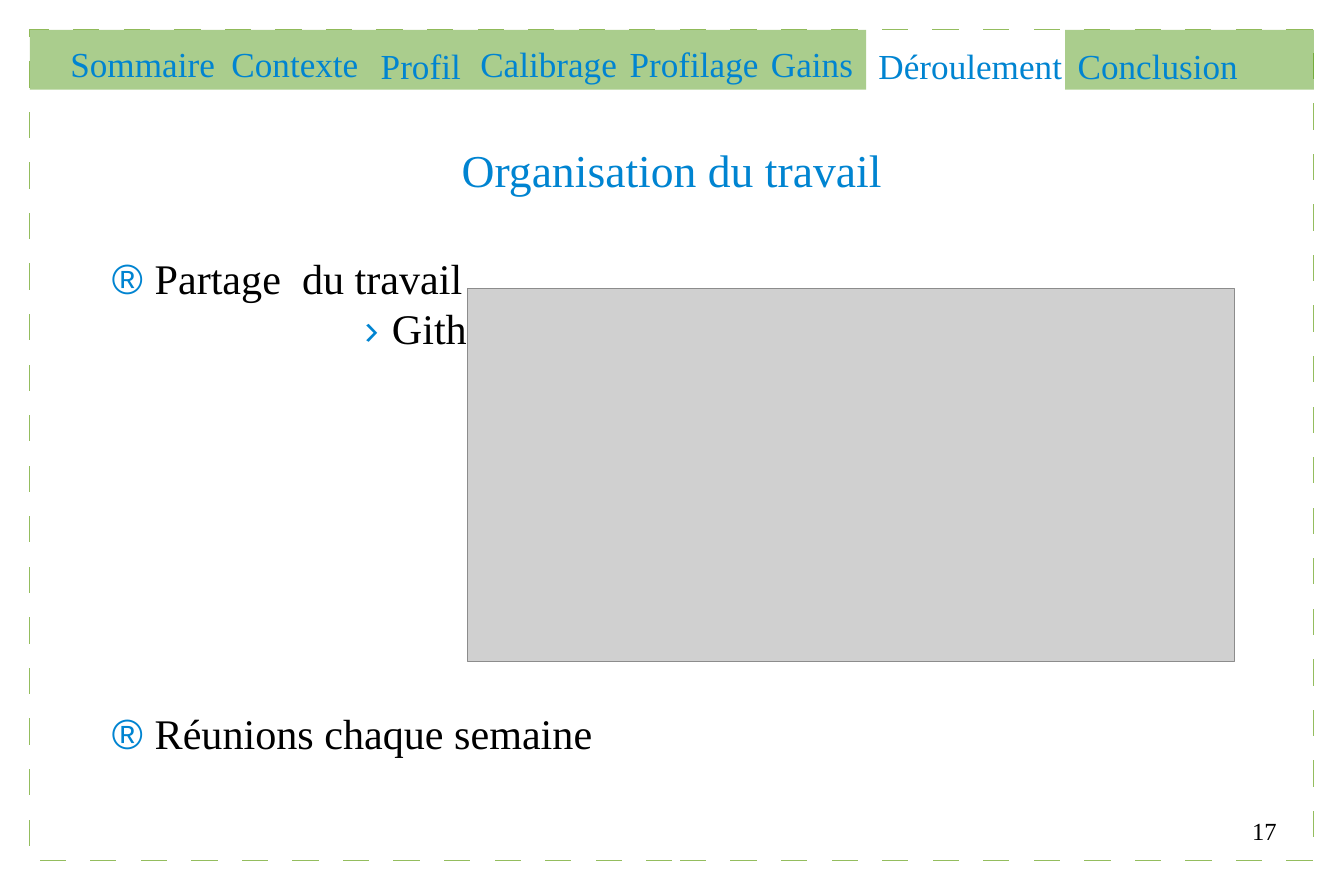
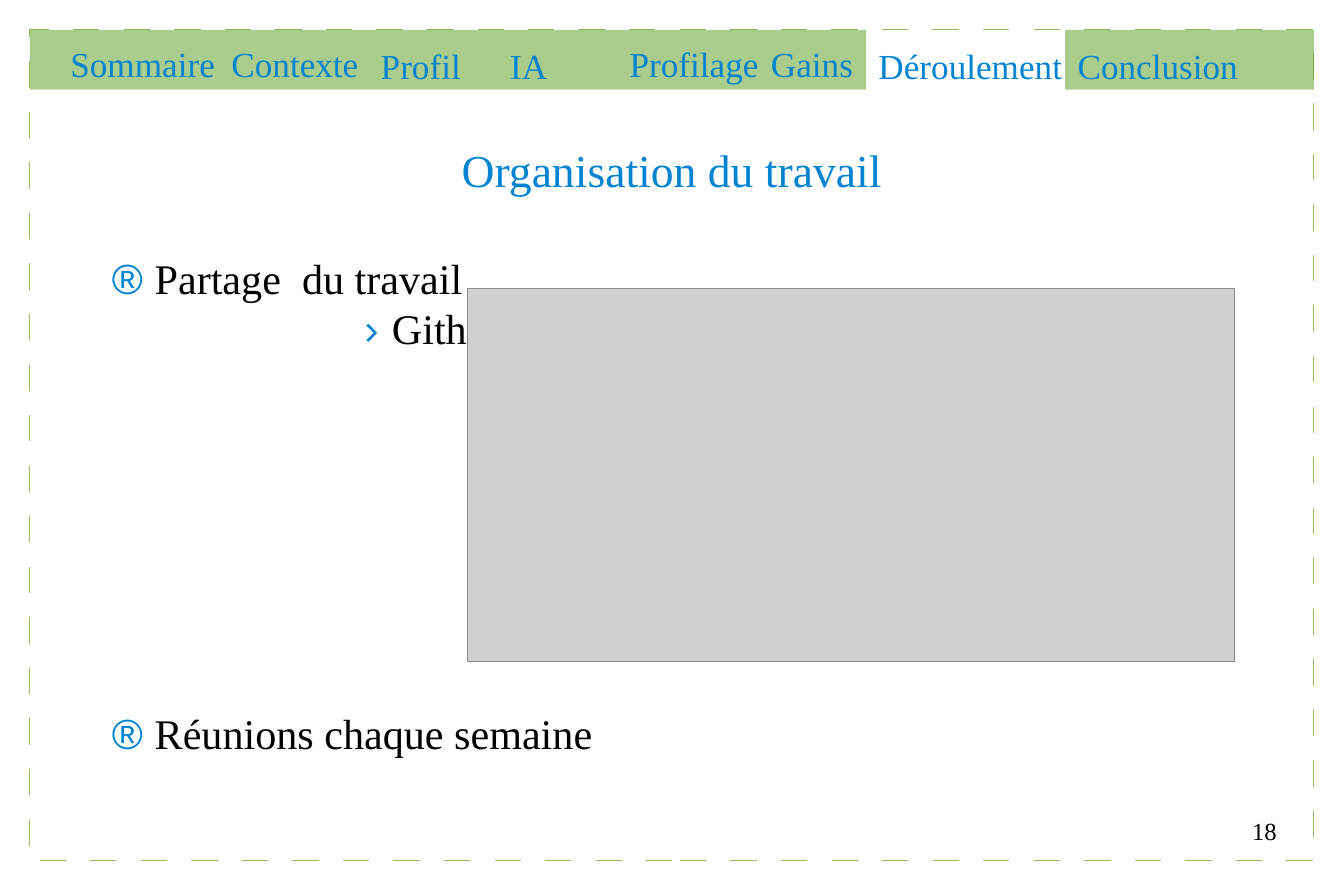
Before and after one commit to Gouga34/TERM1_Poker, a slide deck: slide 18 of Soutenance/presentation.odp (slide 17 before the commit). Drawn at 1344x896 pixels with LibreOffice and Linux fonts; fonts in the diff are those of the drawing; grey boxes stand for pictures. Boxes give left, top, right and bottom in pixels: in the first picture for what was removed or moved away, otherwise in the second. Text is boxed around its words. In the diff, an @@ line names an element or a change of style, - is before the commit and + after.

```diff
--- a/Soutenance/presentation.odp
+++ b/Soutenance/presentation.odp
@@ text removed at (480,52,617,84) @@
-Calibrage
@@ text added at (510,56,547,79), 20 pt, text #0084D1 @@
+IA
@@ page number at (1252,823,1277,841): text changed @@
-17
+18
```
Also in this commit, not shown: 17 other slides changed, 1 slide added, 1 other file.
